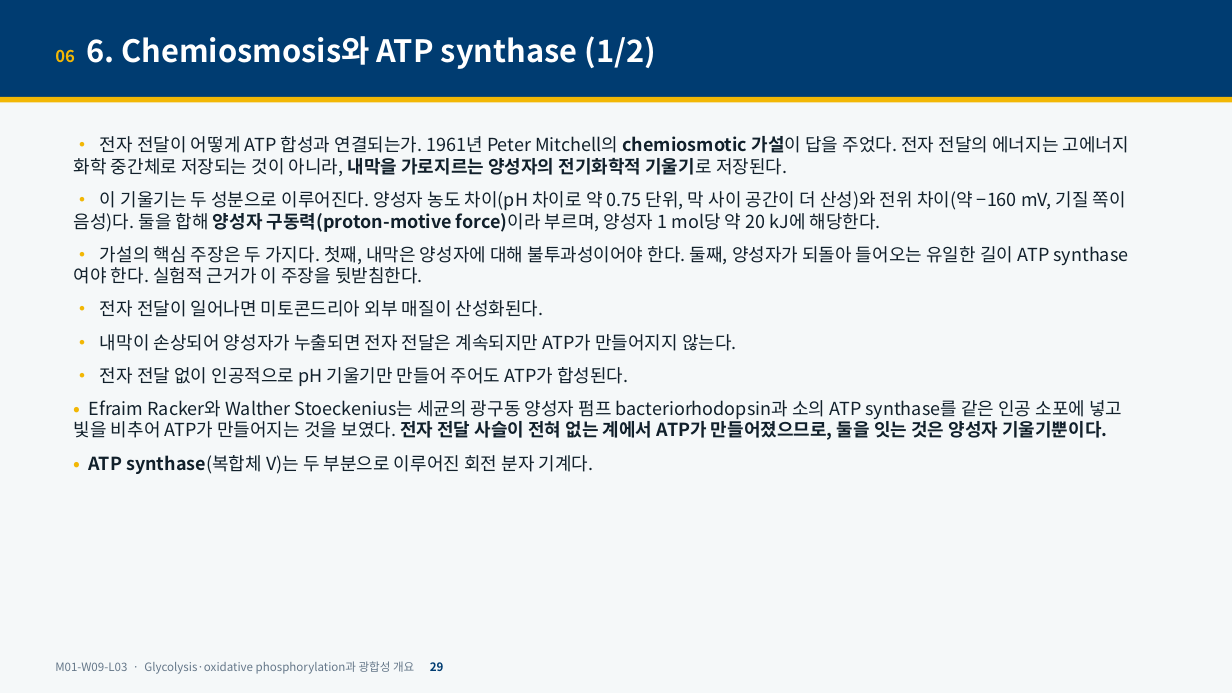
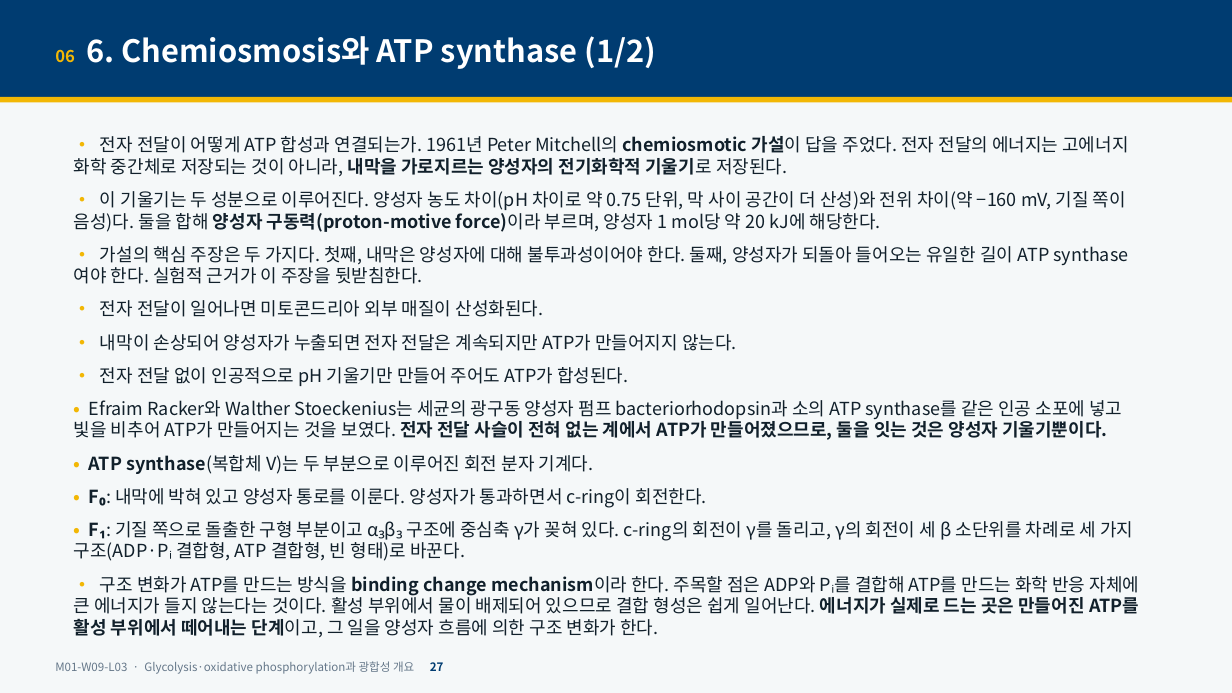
Before and after one commit to hoperiasd2/hoperiasd2.github.io, a slide deck: slide 27 of curriculum/M01/W09/L03/slides.pptx (slide 29 before the commit). Drawn at 1232x693 pixels with LibreOffice and Linux fonts; fonts in the diff are those of the drawing. Boxes give left, top, right and bottom in pixels: in the first picture for what was removed or moved away, otherwise in the second. Text is boxed around its words. In the diff, an @@ line names an element or a change of style, - is before the commit and + after.

```diff
--- a/curriculum/M01/W09/L03/slides.pptx
+++ b/curriculum/M01/W09/L03/slides.pptx
@@ text at [74, 488, 1140, 638]: paragraphs added @@
+• F₀: 내막에 박혀 있고 양성자 통로를 이룬다. 양성자가 통과하면서 c-ring이 회전한다.
+• F₁: 기질 쪽으로 돌출한 구형 부분이고 α₃β₃ 구조에 중심축 γ가 꽂혀 있다. c-ring의 회전이 γ를 돌리고, γ의 회전이 세 β 소단위를 차례로 세 가지 구조(ADP·Pᵢ 결합형, ATP 결합형, 빈 형태)로 바꾼다.
+• 구조 변화가 ATP를 만드는 방식을 binding change mechanism이라 한다. 주목할 점은 ADP와 Pᵢ를 결합해 ATP를 만드는 화학 반응 자체에 큰 에너지가 들지 않는다는 것이다. 활성 부위에서 물이 배제되어 있으므로 결합 형성은 쉽게 일어난다. 에너지가 실제로 드는 곳은 만들어진 ATP를 활성 부위에서 떼어내는 단계이고, 그 일을 양성자 흐름에 의한 구조 변화가 한다.
@@ text at [55, 661, 444, 674]: text changed @@
-M01-W09-L03 · Glycolysis·oxidative phosphorylation과 광합성 개요 29
+M01-W09-L03 · Glycolysis·oxidative phosphorylation과 광합성 개요 27
```
Also in this commit, not shown: 45 other slides changed, 8 slides added, 5 other files.
